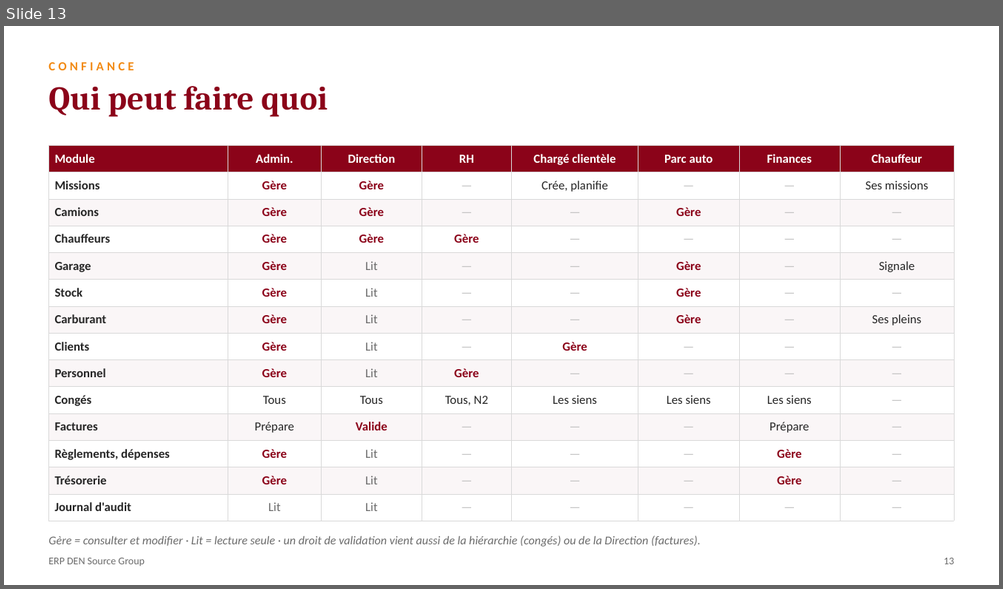
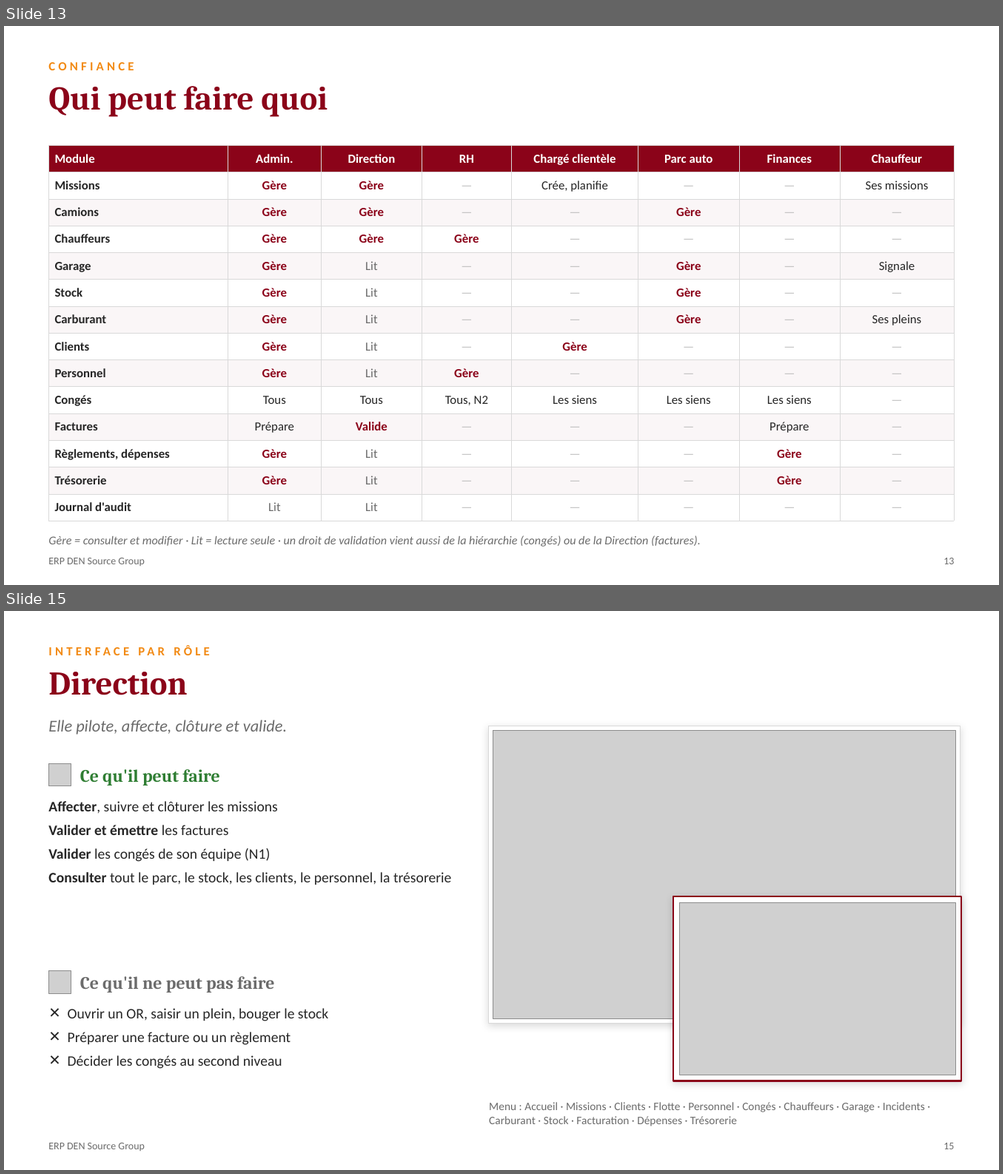
Before and after one commit to AFAQSUCA/erp-densource, a slide deck: Presentation-ERP-DEN-Source.pptx. Shown one above the other, each under a label of ours: slide 13 before the commit, slides 13 and 15 after it; the slides between them are not shown. The pictures are 1003x589 and 1003x1174 pixels, drawn with LibreOffice and Linux fonts; fonts in the diff are those of the drawing; grey boxes stand for pictures. Boxes give left, top, right and bottom in pixels: in the first picture for what was removed or moved away, otherwise in the second. Text is boxed around its words. In the diff, an @@ line names an element or a change of style, - is before the commit and + after.

```diff
--- a/Presentation-ERP-DEN-Source.pptx
+++ b/Presentation-ERP-DEN-Source.pptx
@@ slide 15 added at [4,611,999,1170], background #FFFFFF @@
@@ text added at [48,639,720,662], 12 pt, text #F28A14, bold @@
+INTERFACE PAR RÔLE
@@ text added at [48,672,187,695], 32 pt, text #8B0319, bold @@
+Direction
@@ text added at [48,720,287,735], 16 pt, text #6B6B6B, italic @@
+Elle pilote, affecte, clôture et valide.
@@ rectangle added at [488,726,960,1025], fill #FFFFFF, outline #D9D9D9 0.75 pt @@
@@ picture added at [492,730,956,1020] @@
@@ picture added at [48,764,71,786] @@
@@ text added at [80,769,220,786], 17 pt, text #2E7D32, bold @@
+Ce qu'il peut faire
@@ text added at [48,801,451,885], 14 pt, text #262626 @@
+✓ Affecter, suivre et clôturer les missions
+✓ Valider et émettre les factures
+✓ Valider les congés de son équipe (N1)
+✓ Consulter tout le parc, le stock, les clients, le personnel, la trésorerie
@@ rectangle added at [673,897,962,1081], fill #FFFFFF, outline #8B0319 1.5 pt @@
@@ picture added at [679,903,956,1075] @@
@@ picture added at [48,971,71,994] @@
@@ text added at [80,977,275,993], 17 pt, text #6B6B6B, bold @@
+Ce qu'il ne peut pas faire
@@ text added at [68,1008,328,1069], 14 pt, text #262626 @@
+✕ Ouvrir un OR, saisir un plein, bouger le stock
+✕ Préparer une facture ou un règlement
+✕ Décider les congés au second niveau
@@ text added at [489,1102,925,1127], 11 pt, text #6B6B6B @@
+Menu : Accueil · Missions · Clients · Flotte · Personnel · Congés · Chauffeurs · Garage · Incidents · Carburant · Stock · Facturation · Dépenses · Trésorerie
@@ text added at [48,1143,144,1151], 10 pt, text #6B6B6B @@
+ERP DEN Source Group
@@ text added at [943,1143,953,1150], 10 pt, text #6B6B6B @@
+15
```
Also in this commit, not shown: 3 slides changed, 6 other slides added, 1 other file.
